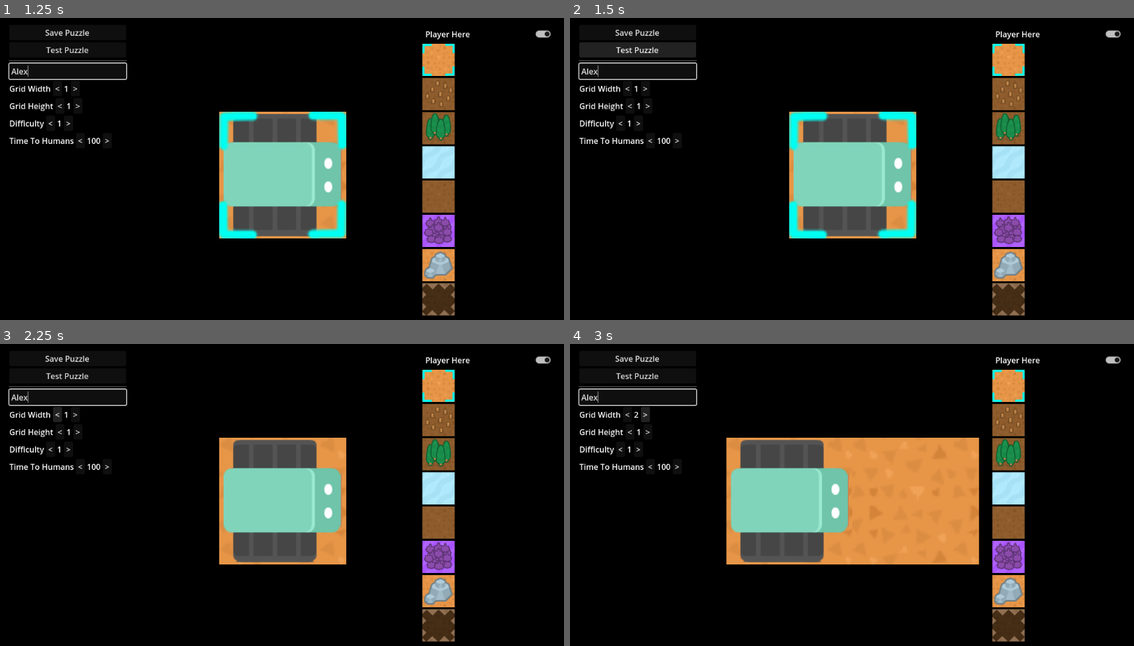
Above: before the commit, frames 1-4 (two rows, left to right).
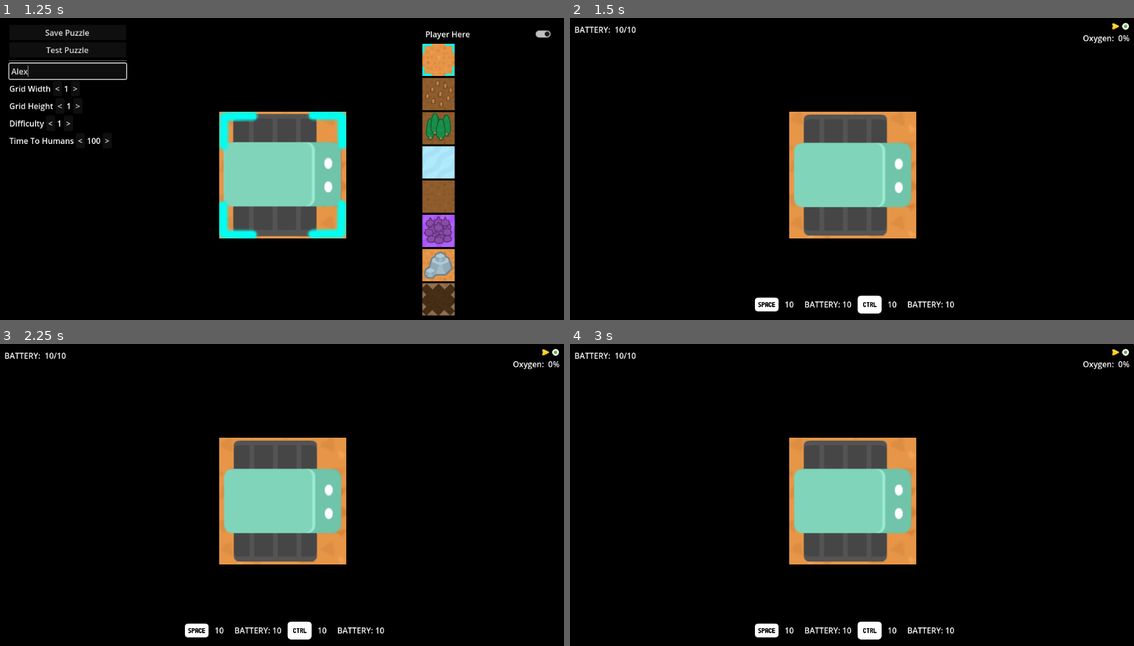
Above: after the commit, the same moments.

Repository: bardunbar/galway-game-jam-23
Game: Godot game, scene res://screens/puzzle_editor/puzzle_editor.tscn
Two runs of this game, one before a commit and one after it. Both use one fixed random seed, a clock stepped at 60 frames per second and the inputs below. This scene is started directly instead of the project's main scene.
Inputs (mouse positions are in pixels of both pictures, inside the frame that each line leads up to):
- Up to frame 1 (1.25 s): click (67, 72) at 0.52 s; type "Alex" at 0.6 s
- Up to frame 2 (1.5 s): click "Test Puzzle" at 1.25 s
- Up to frame 3 (2.25 s): click (56, 413) at 2 s, where only the run before the commit has a clickable "<"
- Up to frame 4 (3 s): click (643, 413) at 2.75 s, where only the run before the commit has a clickable ">"

Frame 1 is identical in both runs. In frame 2, 10% of the frame differs, in the area x 0-100%, y 1-99%; in frame 3, 7.6%; in frame 4, 22%.

Commit message:
adding testing and preventing grid from clearing

Diff:
--- a/project/screens/game/game_scene.tscn
+++ b/project/screens/game/game_scene.tscn
@@ -1,8 +1,7 @@
-[gd_scene load_steps=10 format=3 uid="uid://cfnef885bvt5u"]
+[gd_scene load_steps=9 format=3 uid="uid://cfnef885bvt5u"]
 
 [ext_resource type="Script" uid="uid://cqdnoi24guymt" path="res://screens/game/game_script.gd" id="1_e6mtp"]
 [ext_resource type="PackedScene" uid="uid://c4oy6yui5ffhj" path="res://screens/play_menu/play_menu_scene.tscn" id="2_jjnch"]
-[ext_resource type="PackedScene" uid="uid://cuxgy6siierjg" path="res://screens/puzzle_editor/puzzle_editor.tscn" id="3_e0cji"]
 [ext_resource type="PackedScene" uid="uid://b7htpu5jt4t3" path="res://screens/game/Player.tscn" id="5_6vlqa"]
 [ext_resource type="Script" uid="uid://54y7nga2oqwa" path="res://screens/game/grid/grid.gd" id="5_b275y"]
 [ext_resource type="PackedScene" uid="uid://hv7ajecc3s74" path="res://screens/game/grid/tile.tscn" id="6_6vlqa"]
@@ -13,16 +12,12 @@
 [node name="GameScene" type="Node2D"]
 script = ExtResource("1_e6mtp")
 play_menu = ExtResource("2_jjnch")
-puzzle_editor_scene = ExtResource("3_e0cji")
 action_points = 10
 
 [node name="Grid" type="Node2D" parent="."]
 position = Vector2(170, 49)
 script = ExtResource("5_b275y")
 tile_class = ExtResource("6_6vlqa")
-grid_width = null
-grid_height = null
-tile_size = null
 startingGridLocation = Vector2(2, 2)
 metadata/_custom_type_script = "uid://54y7nga2oqwa"
 
--- a/project/screens/game/game_script.gd
+++ b/project/screens/game/game_script.gd
@@ -2,7 +2,6 @@
 extends Node2D
 
 @export var play_menu: PackedScene
-@export var puzzle_editor_scene: PackedScene
 
 @export var action_points: int
 @export var starting_level : LevelDefinition
@@ -96,7 +95,6 @@
 	if TileGlobals.cur_testing_level:
 		_return_to_puzzle_editor(success)
 
-
 func _return_to_puzzle_editor(success: bool):
 	TileGlobals.test_passed = success
-	get_tree().change_scene_to_packed(puzzle_editor_scene)
+	get_tree().change_scene_to_file("res://screens/puzzle_editor/puzzle_editor.tscn")
--- a/project/screens/game/grid/grid.gd
+++ b/project/screens/game/grid/grid.gd
@@ -117,8 +117,9 @@
 	else:
 		build_grid(grid_width, grid_height)
 
-func build_grid(width, height):
-	clear_grid()
+func build_grid(width, height, clear = true):
+	if clear:
+		clear_grid()
 	grid_width = width
 	grid_height = height
 
--- a/project/screens/puzzle_editor/puzzle_editor.gd
+++ b/project/screens/puzzle_editor/puzzle_editor.gd
@@ -37,7 +37,7 @@
 func _on_test_button_pressed() -> void:
 	TileGlobals.cur_testing_level = _generate_level()
 	TileGlobals.test_passed = false
-	# get_tree().change_scene_to_packed(game_scene)
+	get_tree().change_scene_to_file("res://screens/game/game_scene.tscn")
 
 func _on_save_button_pressed() -> void:
 	var resource = _generate_level()
@@ -67,7 +67,7 @@
 
 
 func _update_grid():
-	grid.build_grid(grid_width, grid_height)
+	grid.build_grid(grid_width, grid_height, false)
 	camera.zoom_to_fit(grid.get_grid_tile_width(), grid.get_grid_tile_height())
 	_update_player_pos()
 
--- a/project/screens/puzzle_editor/puzzle_editor.tscn
+++ b/project/screens/puzzle_editor/puzzle_editor.tscn
@@ -92,10 +92,6 @@
 layout_mode = 2
 
 [node name="Grid" parent="." instance=ExtResource("2_ajwto")]
-grid_width = null
-grid_height = null
-tile_size = null
-startingGridLocation = null
 
 [node name="Camera2D" type="Camera2D" parent="."]
 position_smoothing_enabled = true
